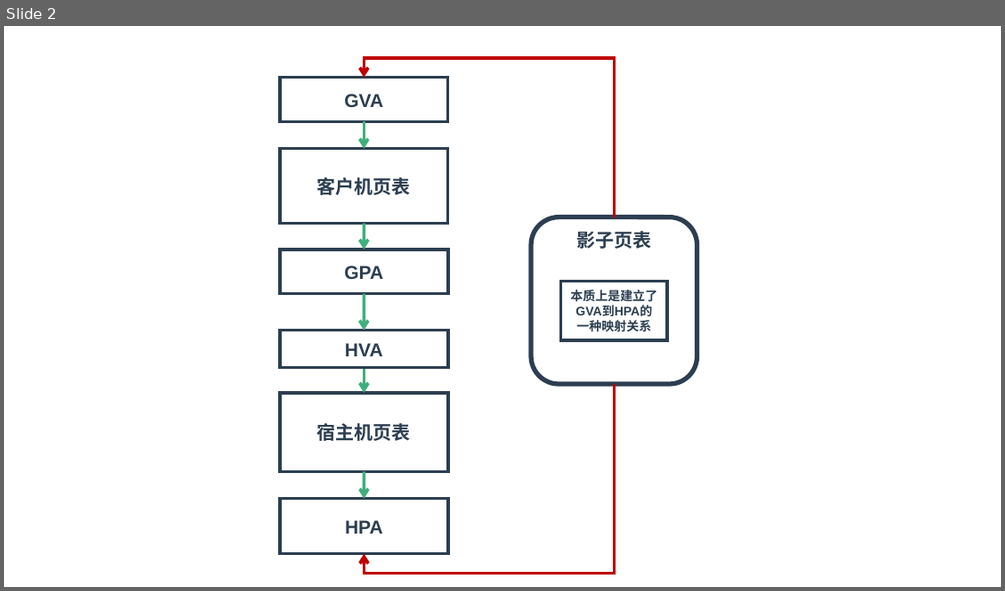
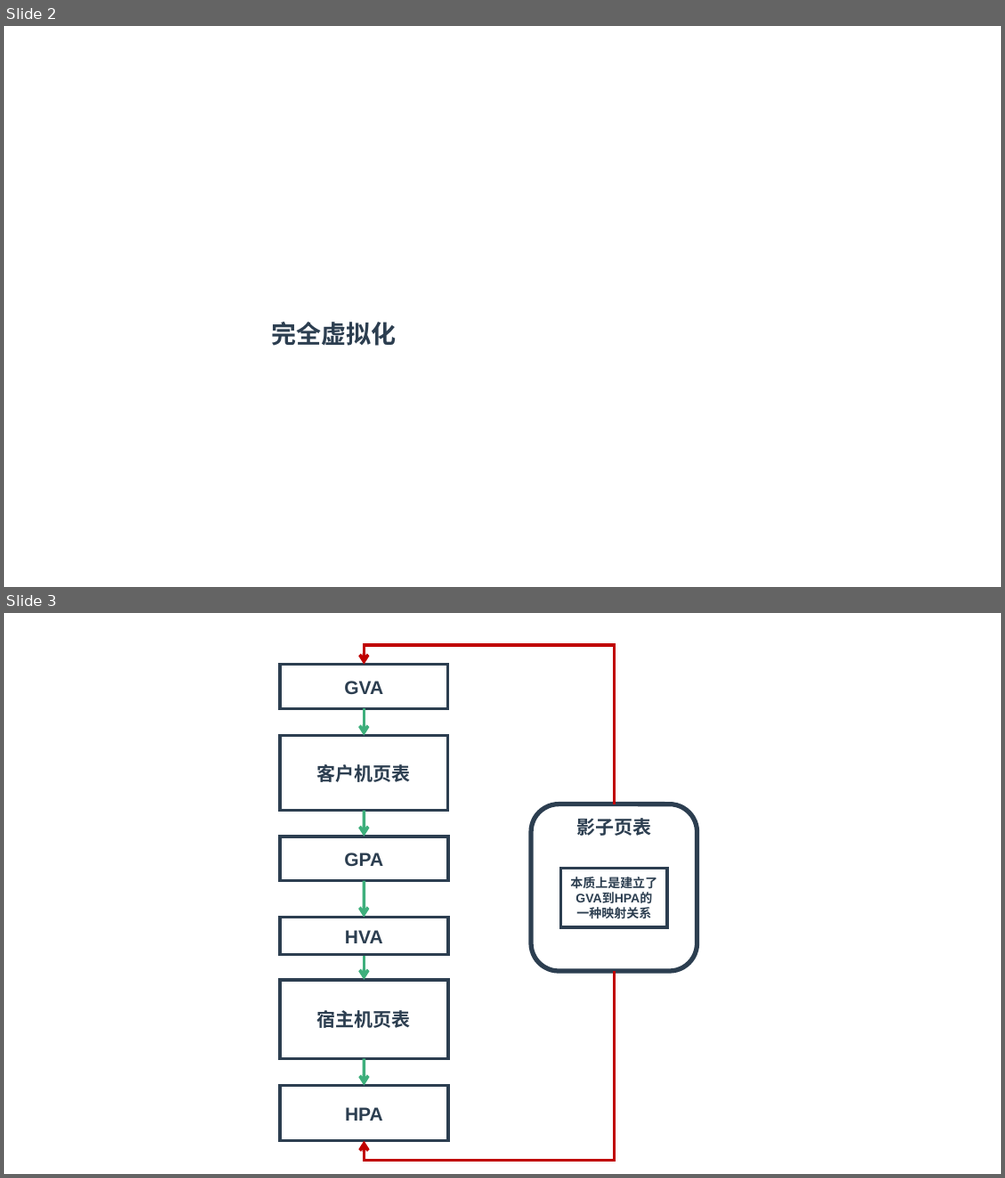
Before and after one commit to zaiqiang-dong/zaiqiang, a slide deck: docs/virtualization/theory/memory/memory.pptx. Shown one above the other, each under a label of ours: slide 2 before the commit, slides 2 and 3 after it. The pictures are 1005x591 and 1005x1178 pixels, drawn with LibreOffice and Linux fonts; fonts in the diff are those of the drawing. Boxes give left, top, right and bottom in pixels: in the first picture for what was removed or moved away, otherwise in the second. Text is boxed around its words. In the diff, an @@ line names an element or a change of style, - is before the commit and + after.

```diff
--- a/docs/virtualization/theory/memory/memory.pptx
+++ b/docs/virtualization/theory/memory/memory.pptx
@@ slide 2 added at box(4, 26, 1001, 587), background #FFFFFF @@
@@ text added at box(272, 321, 396, 346), 24 pt, text #2C3E50, bold @@
+完全虚拟化
@@ what was slide 2 is now slide 3 @@
```
Also in this commit, not shown: 1 other slide added, 8 other files.
